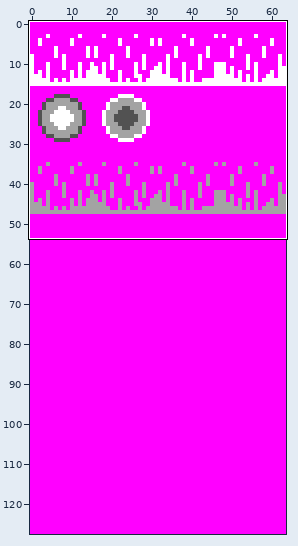
Two versions of one sprite sheet, data/entities.ch.png. Above, an overview of the earlier version with the close-up marked.
Close-up. Old version:
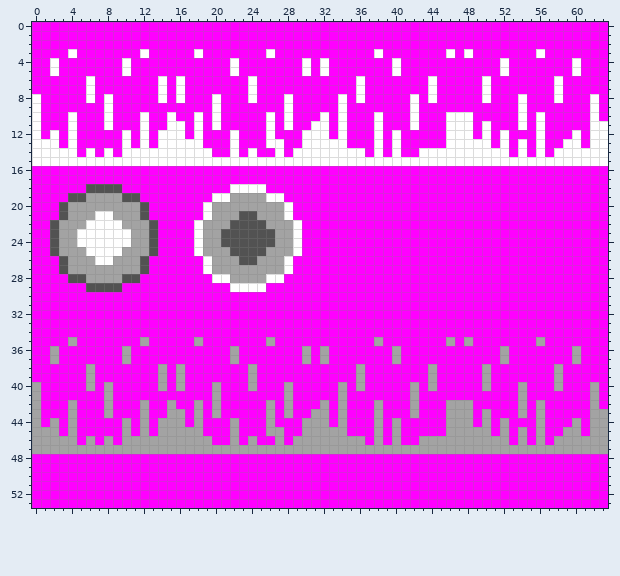
The file is 64x128 pixels. Shown: x 0..63, y 0..53.
New version:
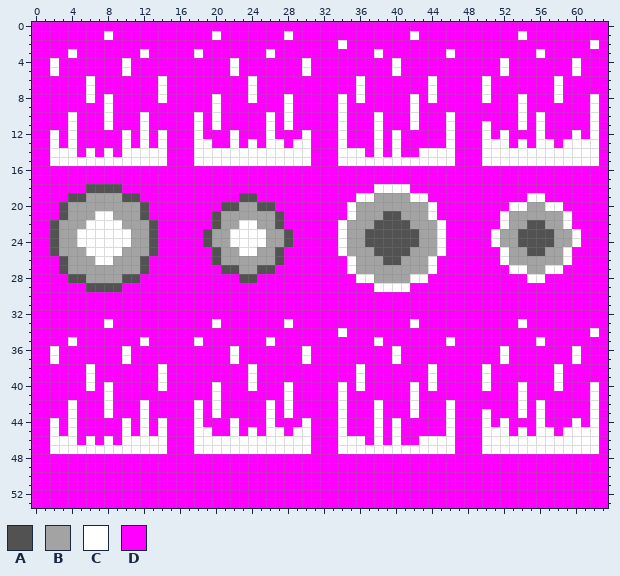
Palette (. is transparent): A #525252  B #a3a3a3  C #ffffff  D #ff00ff
Commit message: Entity animation updates
Edits made:
Changed rows in their new state; - is an unchanged pixel.
first column x 0:
 1 --------C-----------C-------C-------------C-----------C---------
 2 ----------------------------------C---------------------------C-
 3 ------------------------------------------------D---------------
 4 --------------------------------D-------------------------------
 5 --------------------------------D-------------------------------
 6 ----------------D-----------------------------------------------
 7 ----------------D-----------------------------------------------
 8 D---------------D-----------------------------------------------
 9 D---------------------------------------------------------------
10 D--------------D----------------D--------------DD---------------
11 D--------------DD--------------DD--------------DD--------------D
12 D--------------DD--------------DD--------------DD--------------D
13 DD-------------DDD-C----C----C-DDD-------------DDD-C-----C---C-D
14 DD-------------DDD--CC-C-CC-C--DDD-------------DDD---C-C-C-----D
15 DD-------------DDD-------------DDD-------------DDD-------------D
18 ----------------------DDDD------------CCCC----------------------
19 --------------------DDDAADDD--------CCBBBBCC-----------CC-------
20 -------------------DDAA--AADD------CBBBBBBBBC--------CCBBCC-----
21 -------------------DA--BB--AD------CBBBAABBBC-------CBBBBBBC----
22 ------------------DDA-BCCB-ADD----CBBBAAAABBBC------CBBAABBC----
23 ------------------DA-BCCCCB-AD----CBBAAAAAABBC-----CBBAAAABBC---
24 ------------------DA-BCCCCB-AD----CBBAAAAAABBC-----CBBAAAABBC---
25 ------------------DDA-BCCB-ADD----CBBBAAAABBBC------CBBAABBC----
26 -------------------DA--BB--AD------CBBBAABBBC-------CBBBBBBC----
27 -------------------DDAA--AADD------CBBBBBBBBC--------CCBBCC-----
28 --------------------DDDAADDD--------CCBBBBCC-----------CC-------
29 ----------------------DDDD------------CCCC----------------------
first column x 0:
33 --------C-----------C-------C-------------C-----------C---------
34 ----------------------------------C---------------------------C-
35 ----C-------C-----C-------C-----------C-------C-D-------C-------
36 --C-------C-----------C-------C-D-------C-----------C-------C---
37 --C-------C-----------C-------C-D-------C-----------C-------C---
38 ------C-------C-D-------C-----------C-------C-----C-------C-----
39 ------C-------C-D-------C-----------C-------C-----C-------C-----
40 D-----C-C-----C-D---C---C---C-----C-C-----C-C-----C---C---C---C-
41 D-------C-----------C-------C-----C-------C-----------C-------C-
42 D---C---C---C--D--C-C-----C-C---D-C---C---C---CDD-----C-C-----C-
43 D---C---C---C--DD-C-C-----C-C--DD-C---C---C---CDD-C---C-C-----CD
44 D-C-C-----C-C-CDD-C---C---C---CDD-C---C-C-----CDD-C-C---C---C-CD
45 DDC-C-----C-C-CDDDCC--C-C-CC-CCDDDC---C-C-----CDDDCCC-C-CC-CCCCD
46 DDCCC-C-C-CCCCCDDDCCCCCCCCCCCCCDDDCCC-C-C--CCCCDDDCCCCCCCCCCCCCD
47 DDCCCCCCCCCCCCCDDDCCCCCCCCCCCCCDDDCCCCCCCCCCCCCDDDCCCCCCCCCCCCCD
